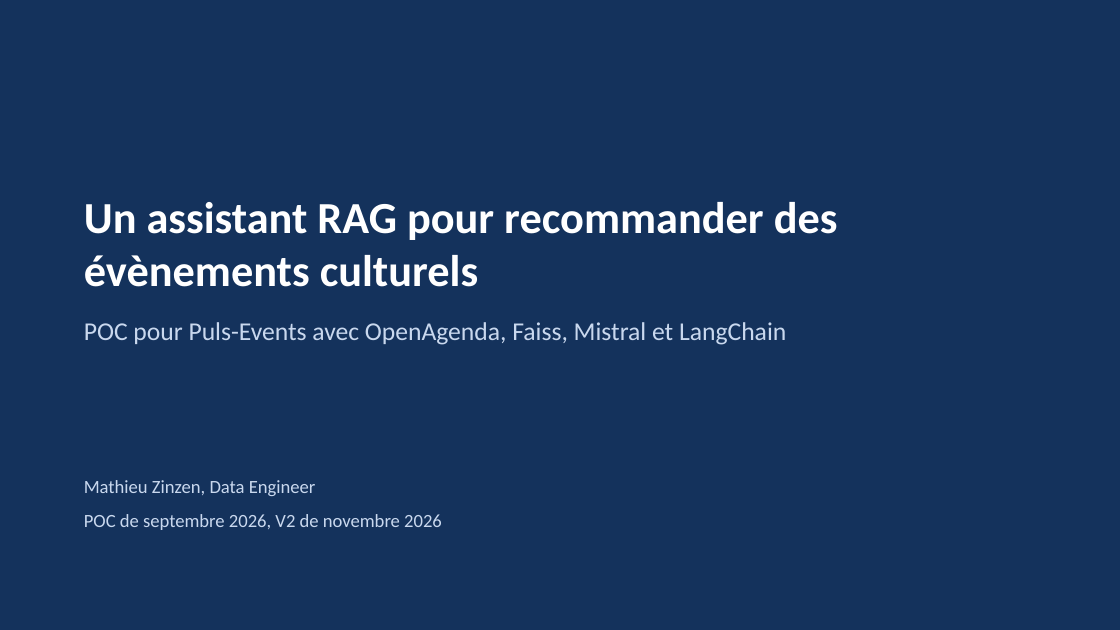
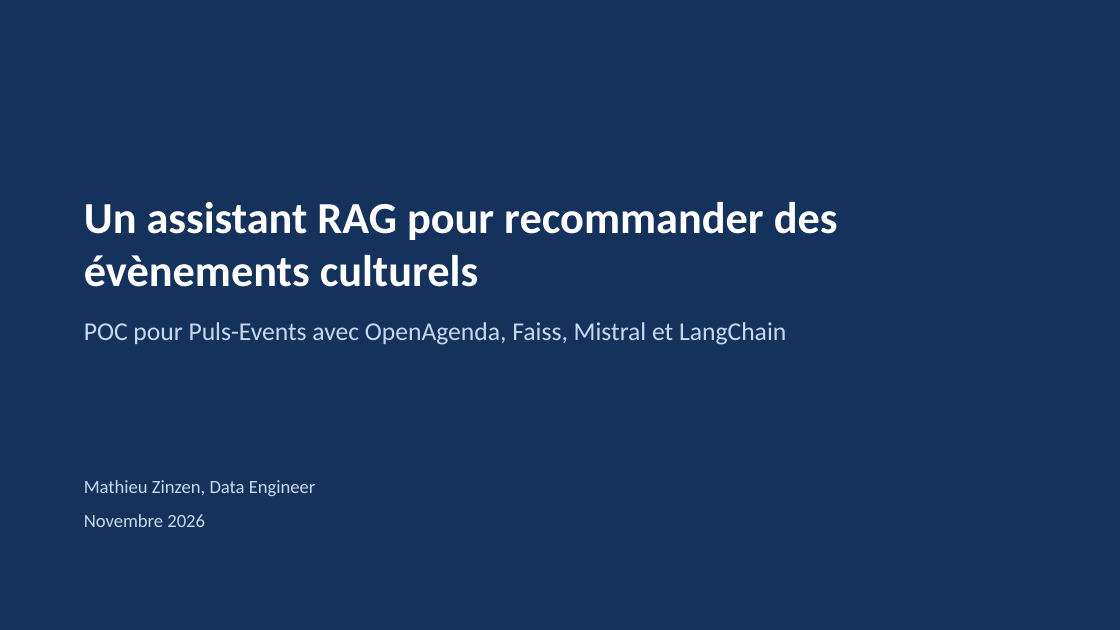
Before and after one commit to Matz-ai/concevoir-et-deployer-un-systeme-rag, a slide deck: slide 1 of livrables/presentation.pptx. Drawn at 1120x630 pixels with LibreOffice and Linux fonts; fonts in the diff are those of the drawing. Boxes give left, top, right and bottom in pixels: in the first picture for what was removed or moved away, otherwise in the second. Text is boxed around its words. In the diff, an @@ line names an element or a change of style, - is before the commit and + after.

```diff
--- a/livrables/presentation.pptx
+++ b/livrables/presentation.pptx
@@ text at (x1=84, y1=514, x2=205, y2=527): text changed @@
-POC de septembre 2026, V2 de novembre 2026
+Novembre 2026
```
Also in this commit, not shown: 5 other slides changed, 1 slide added, 3 slides removed, 4 other files.
